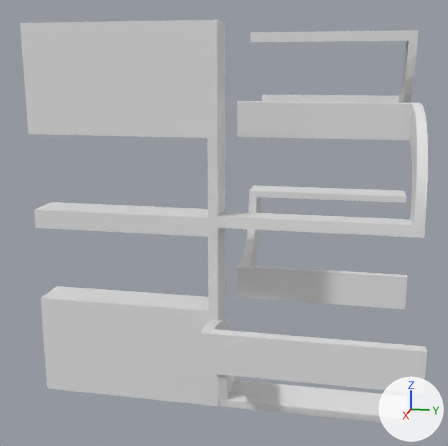
Before and after pictures for a commit that changed the OBJ model data/bmc/SET_4W2C/t_089.obj.
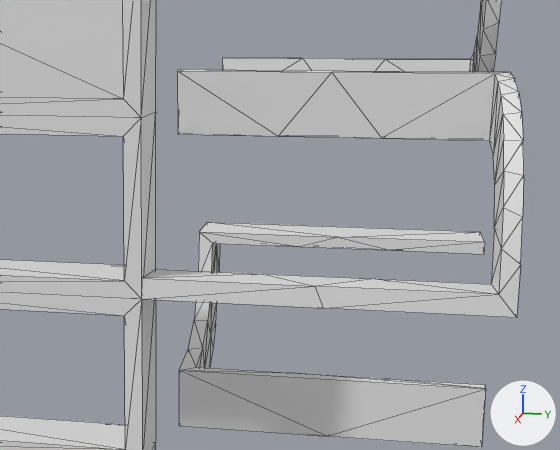
Old and new are each drawn whole from a 50 mm camera at (1.788, 0.314, 0.385) aimed at (0.02, -0.04, -0.057) and again close up on the part from 31% to 100% of the width and 14% to 70% of the height. The lights are fixed; the arrows at lower right show +X, +Y and +Z. The close-ups show mesh edges as thin lines. Where no turn or scale is listed for an object, it has been applied to the vertices.

The scene before the commit, as lines of its bpy script (objects in view):
```python
me_t_089 = bpy.data.meshes.new('t_089')
me_t_089.from_pydata(...)  # 230 vertices, 468 faces; spans x -0.5..0.496, y -0.5..0.5, z -0.501..0.5
ob_t_089 = bpy.data.objects.new('t_089', me_t_089)
ob_t_089.location = (0.0, 0.0, 0.0)
```
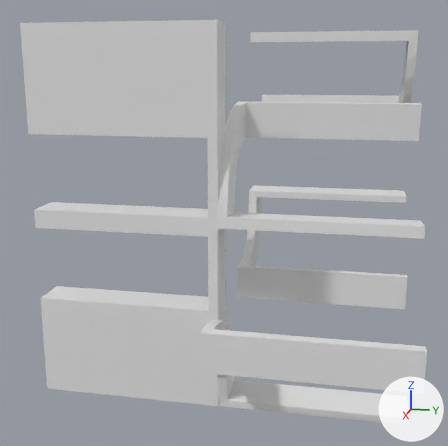
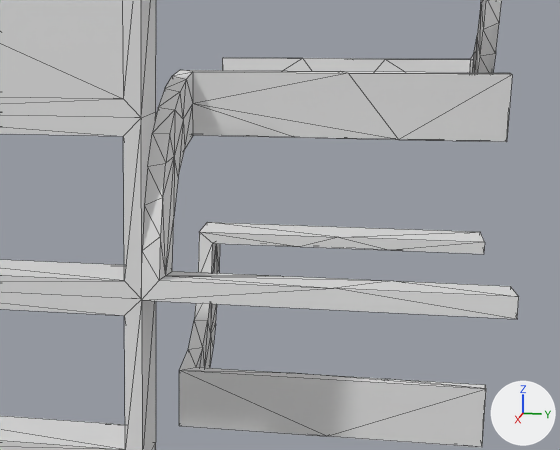
Diff of the bpy script that builds the scene:
```diff
--- a/data/bmc/SET_4W2C/t_089.obj.py
+++ b/data/bmc/SET_4W2C/t_089.obj.py
@@ me_t_089 @@
 # used by ob_t_089; location = (0.0, 0.0, 0.0)
-me_t_089.from_pydata(...)  # 230 vertices, 468 faces; spans x -0.5..0.496, y -0.5..0.5, z -0.501..0.5
+me_t_089.from_pydata(...)  # 236 vertices, 476 faces; spans x -0.5..0.496, y -0.5..0.5, z -0.501..0.5
+# me_t_089 part 1: a new loose piece of 48 vertices spanning x 0.004..0.304, y 0.0..0.5, z -0.001..0.299
+# me_t_089 part 2
+# 42 vertices are removed from x 0.0..0.3, y 0.0..0.5, z 0.0..0.3
+# 87 faces are deleted
+# 3 new faces join them
```

Location of each change, [x1, y1, x2, y2] in pixels of the close-ups (560 x 450 px):
't_089', reshaped
    before: [0, 0, 524, 450]
    after: [0, 0, 519, 450]
part 1 of me_t_089, added
    after: [141, 70, 519, 319]
part 2 of me_t_089, cut back
    before: [0, 0, 524, 318]
    after: [0, 0, 123, 98]
